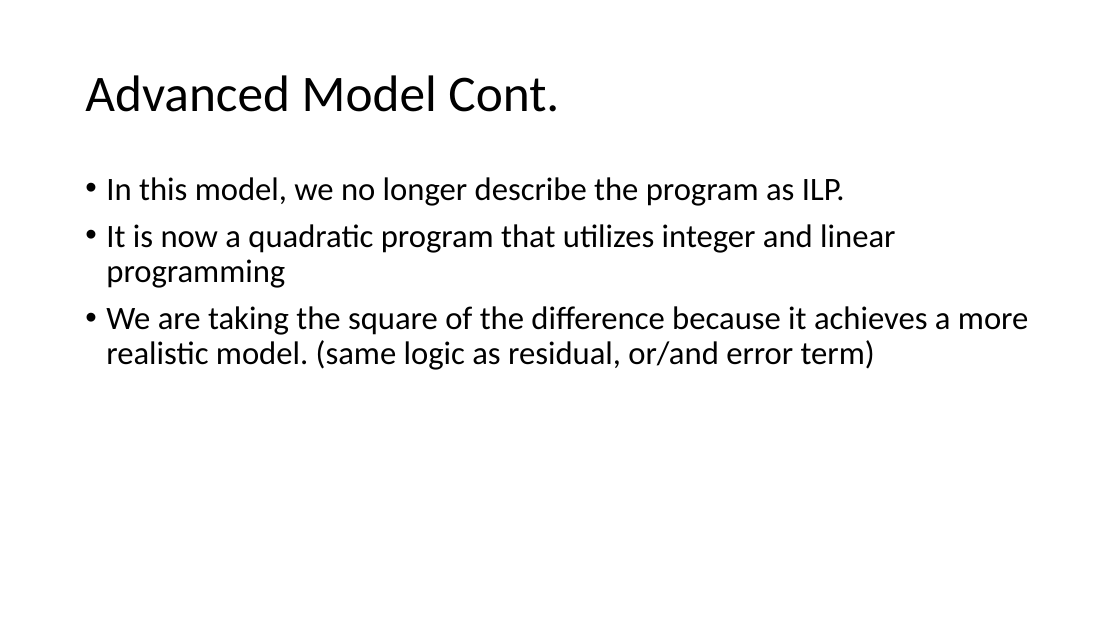
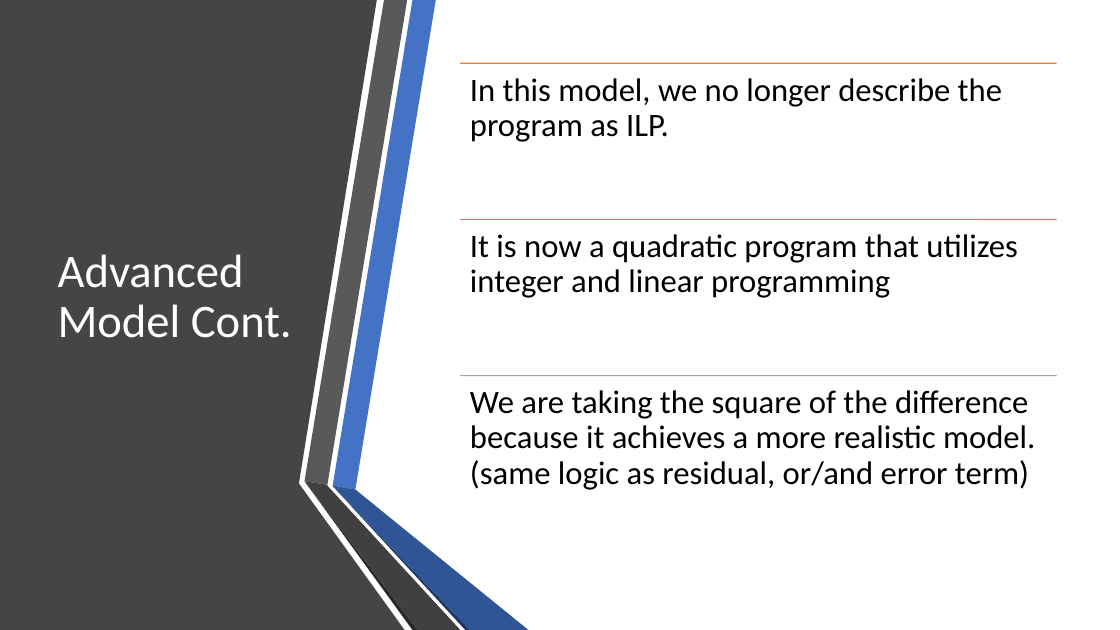
Before and after one commit to Math441Iguess/Math441NBAStuff, a slide deck: slide 16 of Creating a Championship Winning NBA Team (1).pptx. Drawn at 1120x630 pixels with LibreOffice and Linux fonts; fonts in the diff are those of the drawing. Boxes give left, top, right and bottom in pixels: in the first picture for what was removed or moved away, otherwise in the second. Text is boxed around its words. In the diff, an @@ line names an element or a change of style, - is before the commit and + after.

```diff
--- a/Creating a Championship Winning NBA Team (1).pptx
+++ b/Creating a Championship Winning NBA Team (1).pptx
@@ freeform shape added at [0, 0, 405, 630], fill #454545 @@
@@ title "Advanced Model Cont.": place and size @@
-title "Advanced Model Cont." at [85, 75, 559, 112]
+title "Advanced Model Cont." at [58, 254, 292, 338]
@@ title "Advanced Model Cont." at [58, 254, 292, 338]: size 44 to 40 pt, text colour #000000 to #FFFFFF @@
@@ text removed at [106, 177, 1028, 370] @@
-• In this model, we no longer describe the program as ILP.
-• It is now a quadratic program that utilizes integer and linear programming
-• We are taking the square of the difference because it achieves a more realistic model. (same logic as residual, or/and error term)
@@ group added at [460, 63, 1057, 490]: 3 lines, 3 texts @@
+In this model, we no longer describe the program as ILP.
+It is now a quadratic program that utilizes integer and linear programming
+We are taking the square of the difference because it achieves a more realistic model. (same logic as residual, or/and error term)
@@ group added at [305, 0, 528, 630]: 6 freeform shapes @@
```
Also in this commit, not shown: 13 other slides changed.
